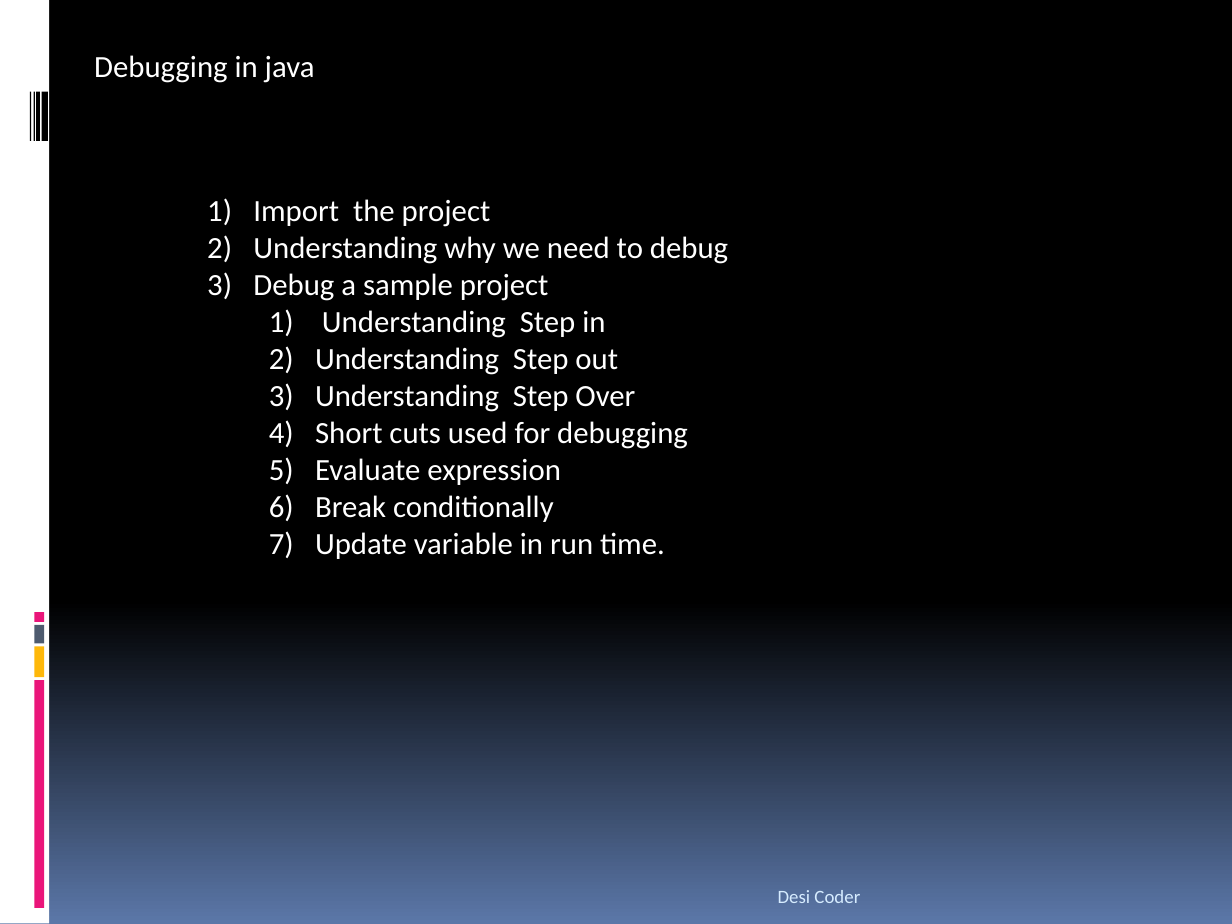
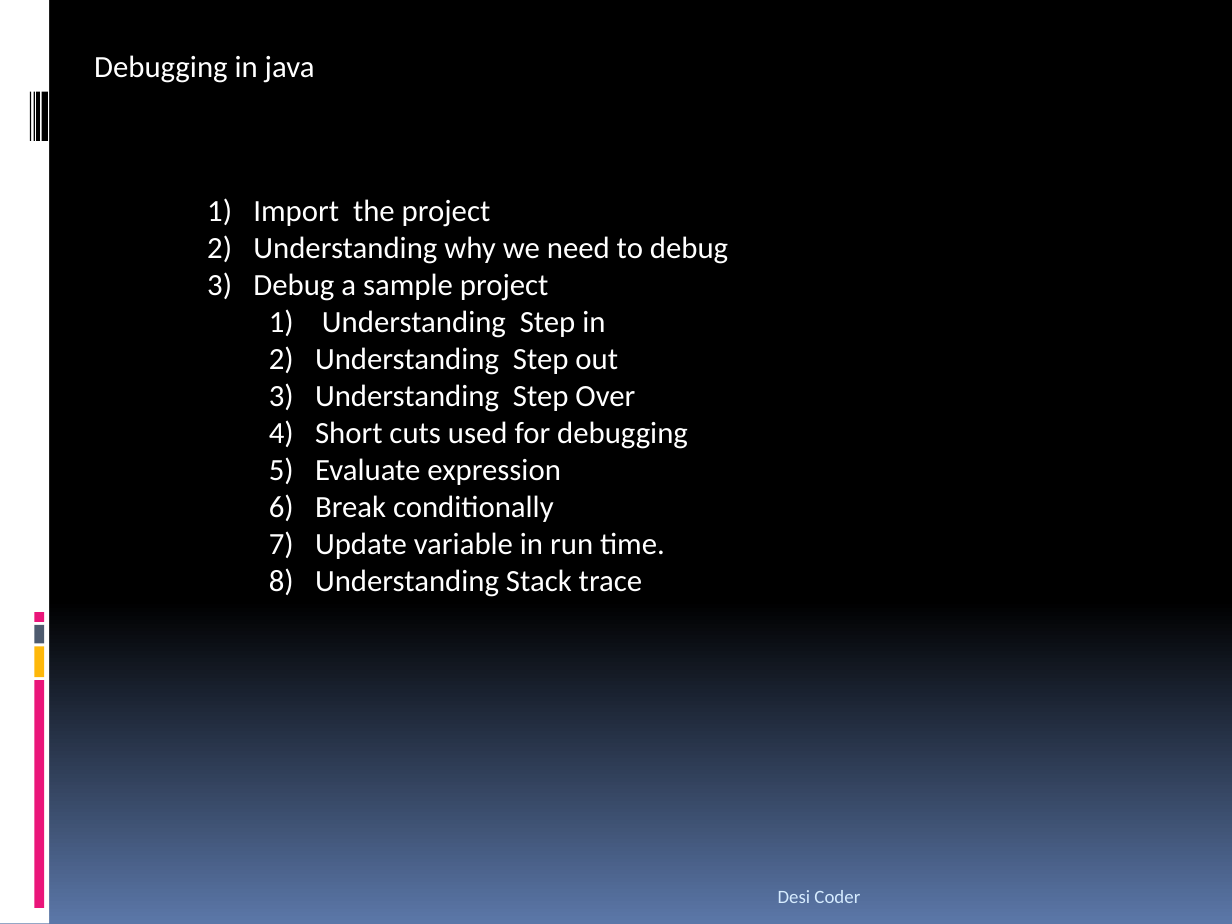
Before and after one commit to iyyanijithin/java, a slide deck: slide 1 of HowToDebug/Calculator/src/main/resources/DebugInJava.pptx. Drawn at 1232x924 pixels with LibreOffice and Linux fonts; fonts in the diff are those of the drawing. Boxes give left, top, right and bottom in pixels: in the first picture for what was removed or moved away, otherwise in the second. Text is boxed around its words. In the diff, an @@ line names an element or a change of style, - is before the commit and + after.

```diff
--- a/HowToDebug/Calculator/src/main/resources/DebugInJava.pptx
+++ b/HowToDebug/Calculator/src/main/resources/DebugInJava.pptx
@@ text at (315,569,642,597): paragraph added @@
+  8) Understanding Stack trace
```
Also in this commit, not shown: 1 other file.
